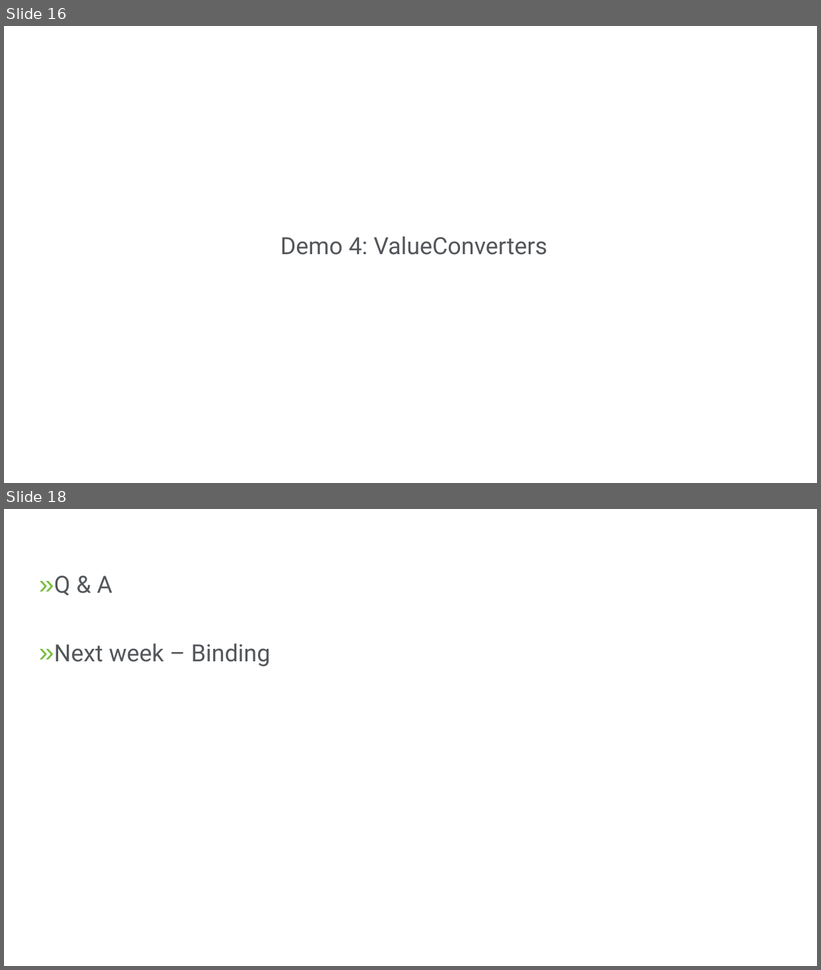
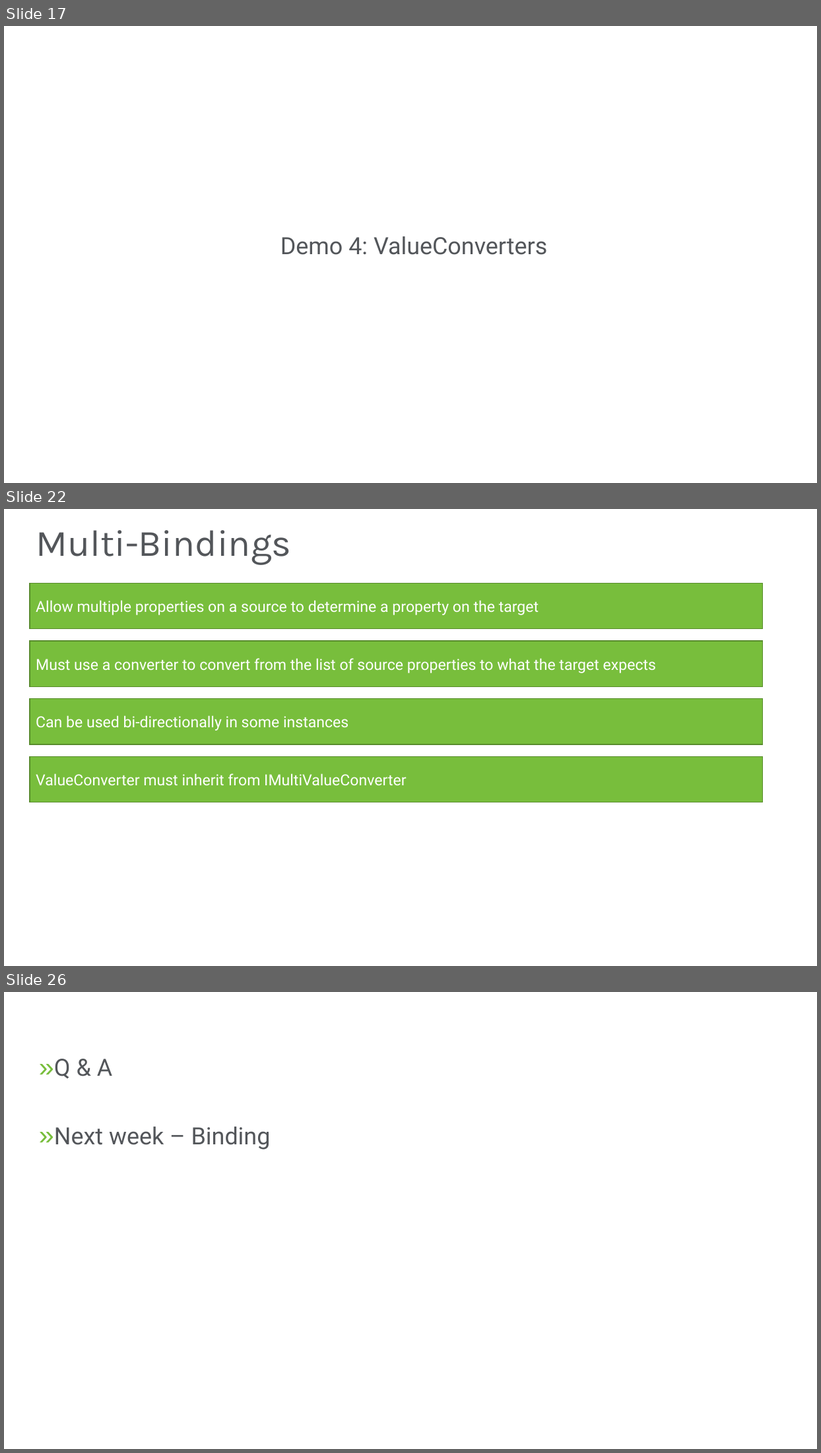
Before and after one commit to Magenic/IntroToXamarinForms, a slide deck: presentations/XamarinForms-Week4.pptx. Shown one above the other, each under a label of ours: slides 16 and 18 before the commit, slides 17, 22 and 26 after it; the slides between them are not shown. The pictures are 821x970 and 821x1453 pixels, drawn with LibreOffice and Linux fonts; fonts in the diff are those of the drawing; background and template pictures are left out. Boxes give left, top, right and bottom in pixels: in the first picture for what was removed or moved away, otherwise in the second. Text is boxed around its words. In the diff, an @@ line names an element or a change of style, - is before the commit and + after.

```diff
--- a/presentations/XamarinForms-Week4.pptx
+++ b/presentations/XamarinForms-Week4.pptx
@@ slide 22 added at (4,509,817,966), background picture (left out); not listed: 1 template element that a slide beside it also shows @@
@@ title added at (36,530,291,565), 44 pt, text #53565A @@
+Multi-Bindings
@@ rectangle added at (30,584,763,629), fill #78BE3C, outline #598D2C 1 pt, 18 pt, text #FFFFFF @@
+Allow multiple properties on a source to determine a property on the target
@@ rectangle added at (30,642,763,687), fill #78BE3C, outline #598D2C 1 pt, 18 pt, text #FFFFFF @@
+Must use a converter to convert from the list of source properties to what the target expects
@@ rectangle added at (30,698,763,745), fill #78BE3C, outline #598D2C 1 pt, 18 pt, text #FFFFFF @@
+Can be used bi-directionally in some instances
@@ rectangle added at (30,757,763,803), fill #78BE3C, outline #598D2C 1 pt, 18 pt, text #FFFFFF @@
+ValueConverter must inherit from IMultiValueConverter
@@ what was slide 16 is now slide 17 @@
@@ what was slide 18 is now slide 26 @@
```
Also in this commit, not shown: 3 slides changed, 7 other slides added.
